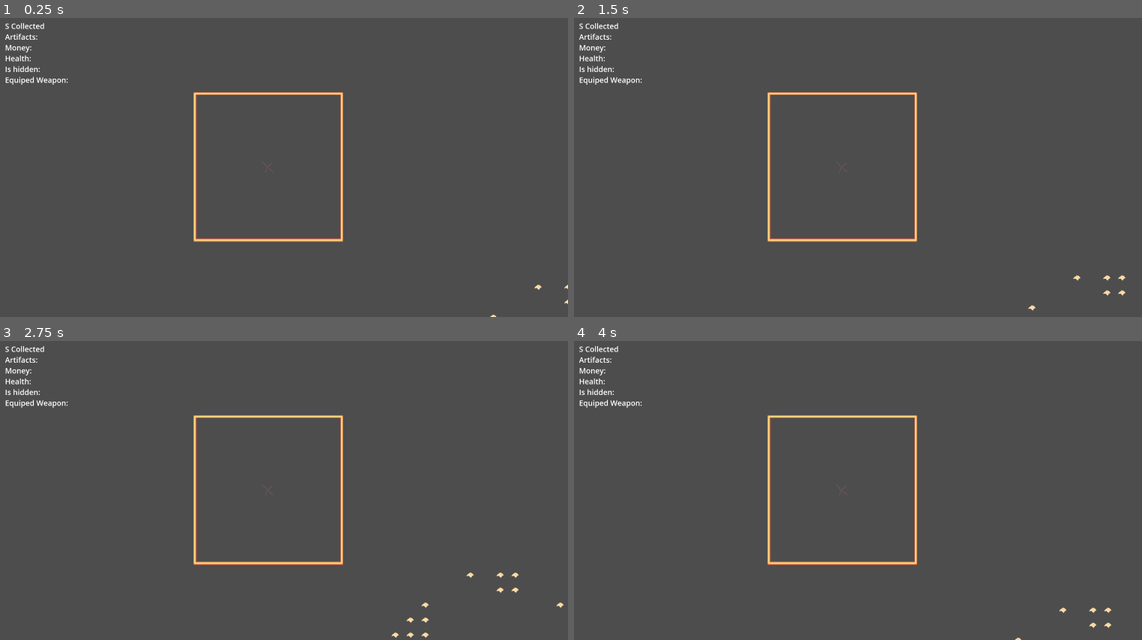
Above: before the commit, frames 1-4 (two rows, left to right).
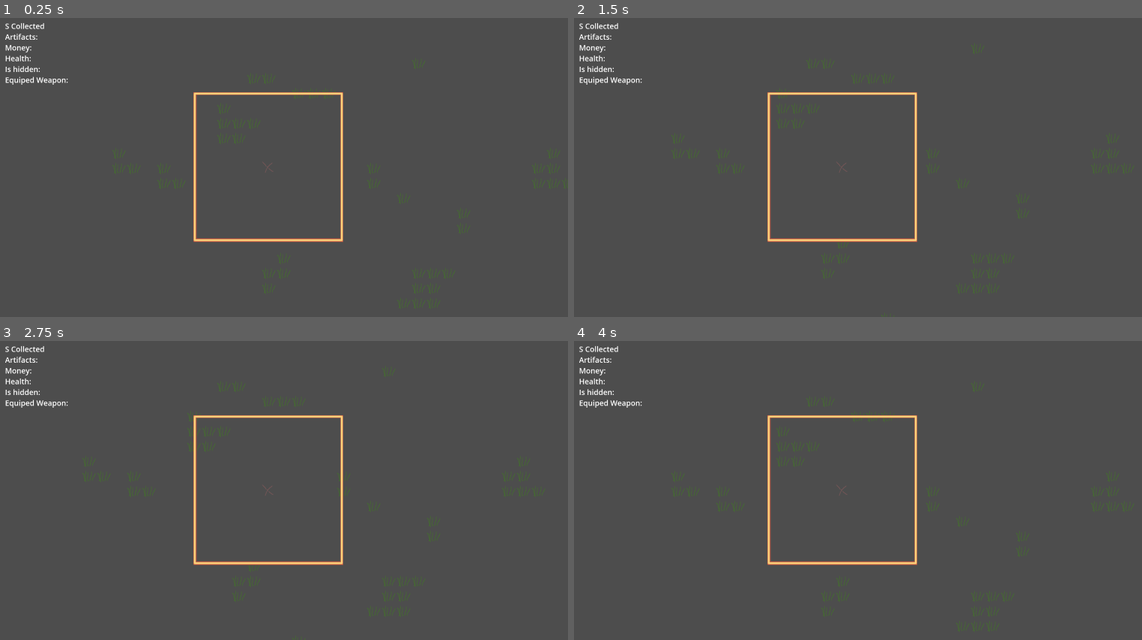
Above: after the commit, the same moments.

Repository: milomccarty99/ld-58
Game: Godot game, scene res://scenes/world.tscn
The game is run twice, just before and just after one commit, with the same random seed, the same clock (stepped at 60 frames per second) and the same inputs.
Inputs:
- Up to frame 1 (0.25 s): no input
- Up to frame 2 (1.5 s): tap Enter at 0.5 s; hold D (right) 0.53-1.28 s; hold S (down) from 1.28 s (still down)
- Up to frame 3 (2.75 s): release S (down) at 2.03 s; hold D (right) from 2.03 s (still down)
- Up to frame 4 (4 s): release D (right) at 2.78 s; hold W (up) 2.78-3.53 s; hold A (left) from 3.53 s (still down)

The runs differ from the first frame. In frame 1, 0.2% of the frame differs, in the area x 19-100%, y 14-100%; in frame 2, 0.2%; in frame 3, 0.3%, in the area x 14-100%, y 9-100%; in frame 4, 0.2%.

Commit message:
switched to tile map layer

Diff:
--- a/scenes/procgenexample.tscn
+++ b/scenes/procgenexample.tscn
@@ -1,9 +1,8 @@
 [gd_scene load_steps=2 format=3 uid="uid://cqm66cq5yhg7s"]
 
-[ext_resource type="Texture2D" uid="uid://b3jiaph2vbjw8" path="res://images/cheese.png" id="1_t3nu5"]
+[ext_resource type="Texture2D" uid="uid://bogtgqk2435pk" path="res://images/grass.png" id="1_t3nu5"]
 
 [node name="ProcGen" type="Node2D"]
 
 [node name="Sprite2D" type="Sprite2D" parent="."]
-scale = Vector2(0.5, 0.5)
 texture = ExtResource("1_t3nu5")
--- a/scenes/world.tscn
+++ b/scenes/world.tscn
@@ -1,9 +1,19 @@
-[gd_scene load_steps=7 format=3 uid="uid://xix7drsg6d8j"]
+[gd_scene load_steps=10 format=3 uid="uid://xix7drsg6d8j"]
 
 [ext_resource type="Script" uid="uid://cpguuti7aq1vi" path="res://scripts/player.gd" id="1_nnsk1"]
 [ext_resource type="Script" uid="uid://bvdv5e3gexbet" path="res://scripts/environment.gd" id="1_rwgxs"]
+[ext_resource type="Texture2D" uid="uid://bogtgqk2435pk" path="res://images/grass.png" id="2_71j4m"]
 [ext_resource type="Texture2D" uid="uid://vqf0qcrgc26j" path="res://images/enemny_notice.png" id="3_4wyf3"]
 [ext_resource type="Texture2D" uid="uid://cw47bufpkx0cn" path="res://images/player_x.png" id="4_k0juu"]
+
+[sub_resource type="TileSetAtlasSource" id="TileSetAtlasSource_qfnet"]
+texture = ExtResource("2_71j4m")
+texture_region_size = Vector2i(32, 32)
+0:0/0 = 0
+
+[sub_resource type="TileSet" id="TileSet_i7141"]
+tile_size = Vector2i(32, 32)
+sources/0 = SubResource("TileSetAtlasSource_qfnet")
 
 [sub_resource type="AtlasTexture" id="AtlasTexture_71j4m"]
 atlas = ExtResource("4_k0juu")
@@ -25,7 +35,20 @@
 [node name="Environment" type="Node2D" parent="."]
 script = ExtResource("1_rwgxs")
 
-[node name="Shop" type="Node2D" parent="Environment"]
+[node name="BoilerRoom" type="Node2D" parent="Environment"]
+
+[node name="FactoryFloor1" type="Node2D" parent="Environment"]
+
+[node name="FactoryYard" type="Node2D" parent="Environment"]
+
+[node name="Shopss" type="Node2D" parent="Environment"]
+
+[node name="SchoolStorage" type="Node2D" parent="Environment"]
+
+[node name="Backroad" type="Node2D" parent="Environment"]
+
+[node name="TileMapLayer" type="TileMapLayer" parent="Environment"]
+tile_set = SubResource("TileSet_i7141")
 
 [node name="Player" type="Node2D" parent="."]
 script = ExtResource("1_nnsk1")
--- a/scripts/environment.gd
+++ b/scripts/environment.gd
@@ -39,12 +39,15 @@
 	var noise_texture = Noise.generate_scene_unique_id()
 	noise.noise_type = FastNoiseLite.TYPE_SIMPLEX
 	noise.seed = randi()
-	noise.frequency = 0.05
-	for i in range(0,50):
-		for j in range(0,50):
+	noise.frequency = .1
+	for i in range(0,2000):
+		for j in range(0,2000):
 			if noise.get_noise_2d(i,j) > .5:
-				var new_env = exampleenv.instantiate()
-				new_env.position.x = i * 32
-				new_env.position.y = j * 32
-				add_child(new_env)
+				$TileMapLayer.set_cell(Vector2(i,j),0,Vector2(0,0))
+
+				# long way
+				#var new_env = exampleenv.instantiate()
+				#new_env.position.x = i * 32
+				#new_env.position.y = j * 32
+				#add_child(new_env)
 	pass
--- a/scripts/player.gd
+++ b/scripts/player.gd
@@ -1,16 +1,20 @@
 extends Node2D
 
-
+var energy = 10
 var speed = 100
 
+func _enter_tree() -> void:
+	position.x = 16 + 320
+	position.y = 16 + 320
+
 func _process(delta: float) -> void:
-	if Input.is_action_pressed("up"):
-		position.y -= delta * speed
-	if Input.is_action_pressed("down"):
-		position.y += delta * speed
-	if Input.is_action_pressed("left"):
-		position.x -= delta * speed
-	if Input.is_action_pressed("right"):
-		position.x += delta * speed
+	if Input.is_action_just_pressed("up"):
+		position.y -= 32
+	if Input.is_action_just_pressed("down"):
+		position.y += 32
+	if Input.is_action_just_pressed("left"):
+		position.x -= 32
+	if Input.is_action_just_pressed("right"):
+		position.x += 32
 	print (" x,y {}{}", position.x, position.y)
 	pass
Binary file added: images/grass.png
Not shown, added: images/grass.png.import
